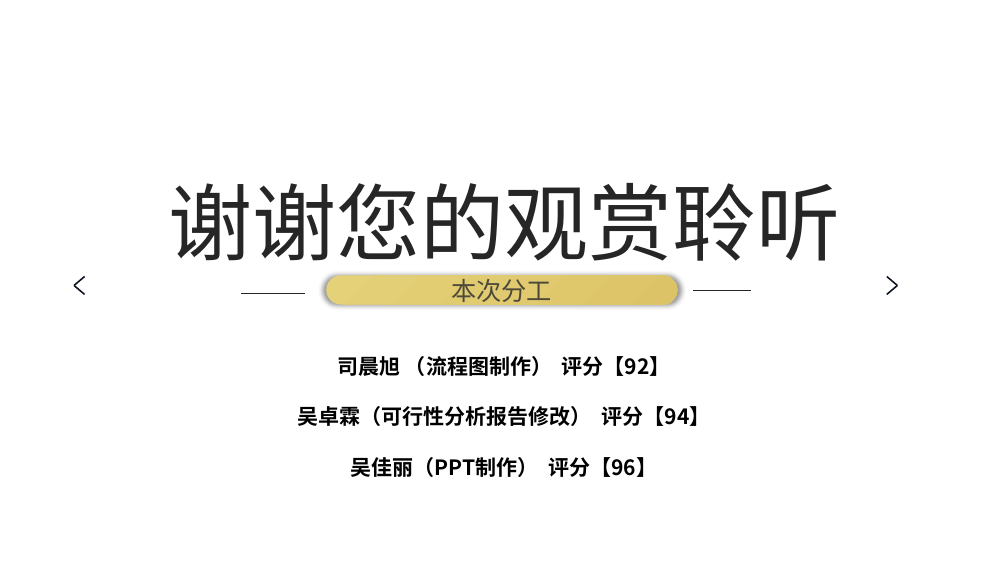
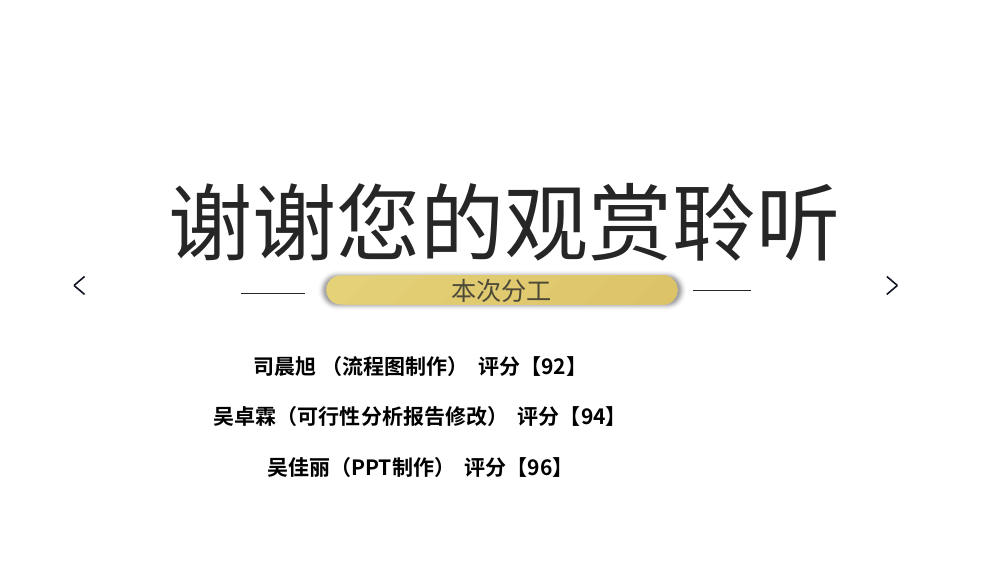
Before and after one commit to scxdhr020629/SE2022-G09, a slide deck: slide 16 of item/可行性分析/SE2022_G09_可行性分析.pptx. Drawn at 1008x567 pixels with LibreOffice and Linux fonts; fonts in the diff are those of the drawing; background and template pictures are left out. Boxes give left, top, right and bottom in pixels: in the first picture for what was removed or moved away, otherwise in the second. Text is boxed around its words. In the diff, an @@ line names an element or a change of style, - is before the commit and + after.

```diff
--- a/item/可行性分析/SE2022_G09_可行性分析.pptx
+++ b/item/可行性分析/SE2022_G09_可行性分析.pptx
@@ text "司晨旭 （流程图制作） 评分【92】": place and size @@
-text "司晨旭 （流程图制作） 评分【92】" at [297, 356, 710, 477]
+text "司晨旭 （流程图制作） 评分【92】" at [214, 356, 627, 477]
```
Also in this commit, not shown: 2 other slides changed, 7 other files.
